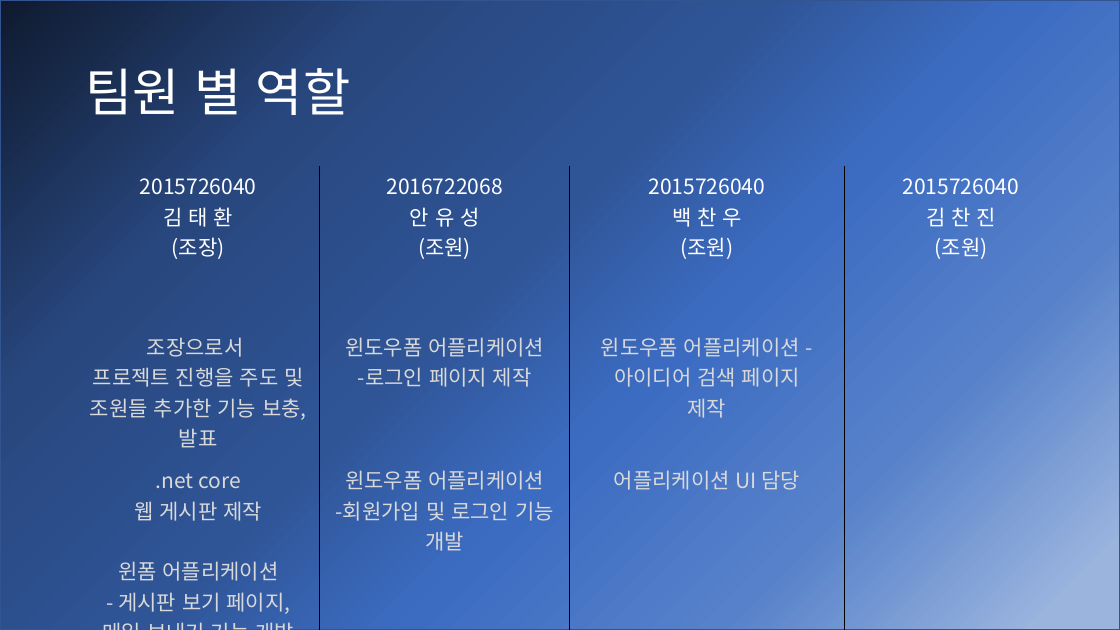
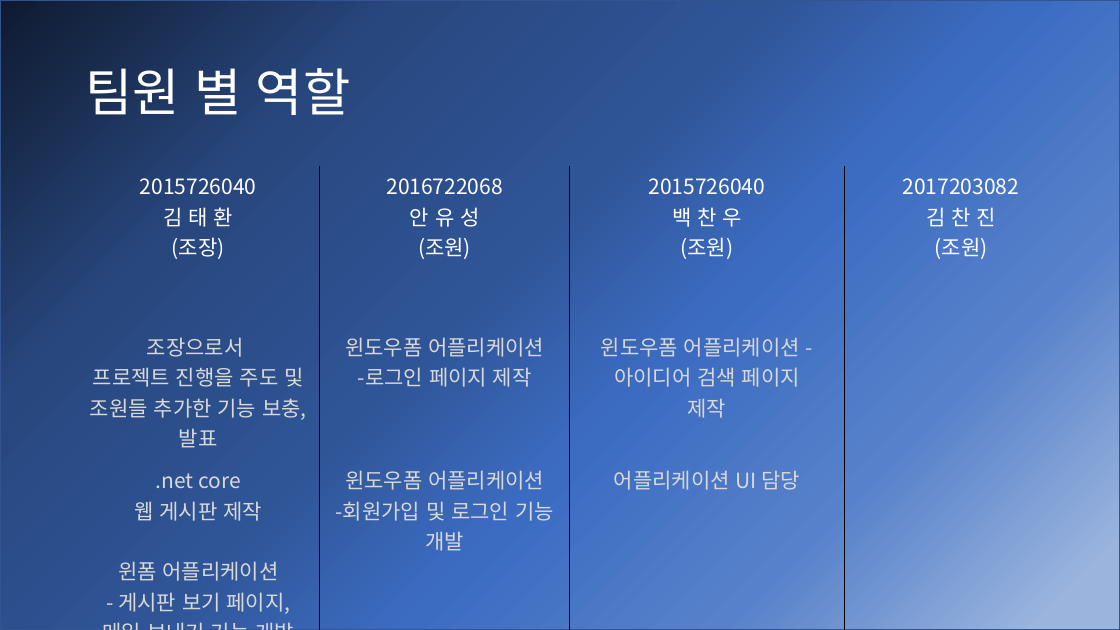
Before and after one commit to captainSosil/Teaming, a slide deck: slide 26 of Desktop/응소실플젝/2020학년도응소실/응용소프트웨어실습_6조_최종발표자료.pptx. Drawn at 1120x630 pixels with LibreOffice and Linux fonts; fonts in the diff are those of the drawing. Boxes give left, top, right and bottom in pixels: in the first picture for what was removed or moved away, otherwise in the second. Text is boxed around its words. In the diff, an @@ line names an element or a change of style, - is before the commit and + after.

```diff
--- a/Desktop/응소실플젝/2020학년도응소실/응용소프트웨어실습_6조_최종발표자료.pptx
+++ b/Desktop/응소실플젝/2020학년도응소실/응용소프트웨어실습_6조_최종발표자료.pptx
@@ table at (77, 166, 1078, 619) @@
-row 1, column 4: 2015726040 / 김 찬 진 / (조원)
+row 1, column 4: 2017203082 / 김 찬 진 / (조원)
```
Also in this commit, not shown: 4 other slides changed, 1 slide added.
